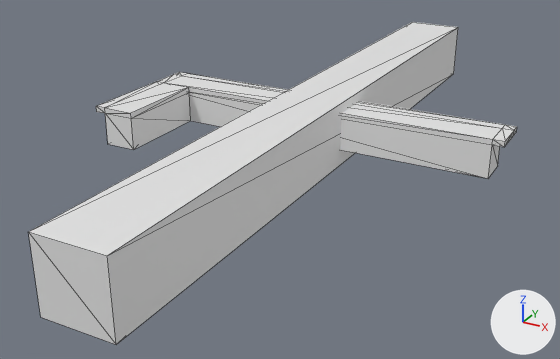
A saved change to the glTF model Assets/Originals/barbuitobonitu.glb.
The view is the same before and after, from a 50 mm camera at (10.0, -20.6, 8.1) aimed at (-0.7, -1.2, -1.6). Lighting does not change. The marker at lower right points along +X, +Y and +Z. The picture after the commit comes second. Mesh edges are drawn as thin lines. Where no turn or scale is listed for an object, it has been applied to the vertices. Vertices at exactly the same position are counted once.
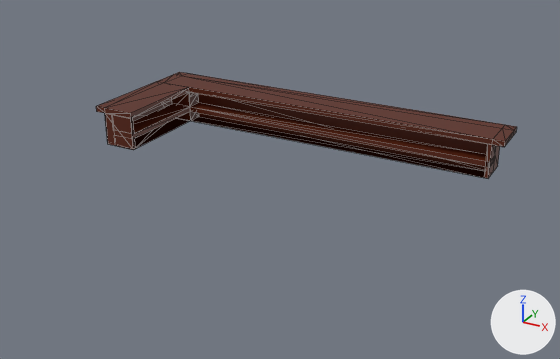
The change, as a list of edits to the scene's bpy script:
```text
Add mat_material_001:
    mat_material_001 = principled_material('Material.001')
    mat_material_001.base_color = (0.0984, 0.0123, 0.000548)  # brown #581d02
Change me_cube_002:
    used by ob_cube_001; location = (0.0, 0.0, 0.0)
    remove me_cube_002.from_pydata(...)  # 39 vertices, 80 faces; spans x -5.83..5.83, y -3.5..0.83, z -0.5..0.67
    add me_cube_002.from_pydata(...)  # 102 vertices, 203 faces; spans x -5.83..5.83, y -3.52..0.83, z -0.5..0.67
    me_cube_002 part 1
    9 faces are deleted
    45 vertices are added at x -5.5..5.5, y -3.52..0.03, z -0.5..0.5
    6 new vertices lie (0.0, 0.0, 0.33) away from vertices in x -5.22..-4.5, y -3.5..0.03, z -0.5
    6 new vertices lie (0.0, 0.0, 0.17) away from vertices in x -5.22..-4.5, y -3.5..0.03, z -0.17
    6 new vertices lie (0.0, 0.1, 0.0) away from vertices in x -5.22..-4.5, y -3.52..-3.5, z -0.5..0.5
    132 new faces join them
    me_cube_002 part 2: 71 faces spanning x -5.83..5.83, y -3.5..0.83, z -0.5..0.67 switch from no material to mat_material_001 (brown #581d02)
Remove ob_cube:
    ob_cube = bpy.data.objects.new('Cube', me_cube_001)
    ob_cube.location = (0.0, 0.0, 0.0)
```

What differs and where, as boxes (x1, y1, x2, y2) in the pictures (560 x 359 px):
'Cube', deleted: before (29, 22, 458, 345)
part 1 of me_cube_002, cut back: (105, 76, 502, 178) in both
part 2 of me_cube_002, recoloured: (96, 72, 517, 178) in both
